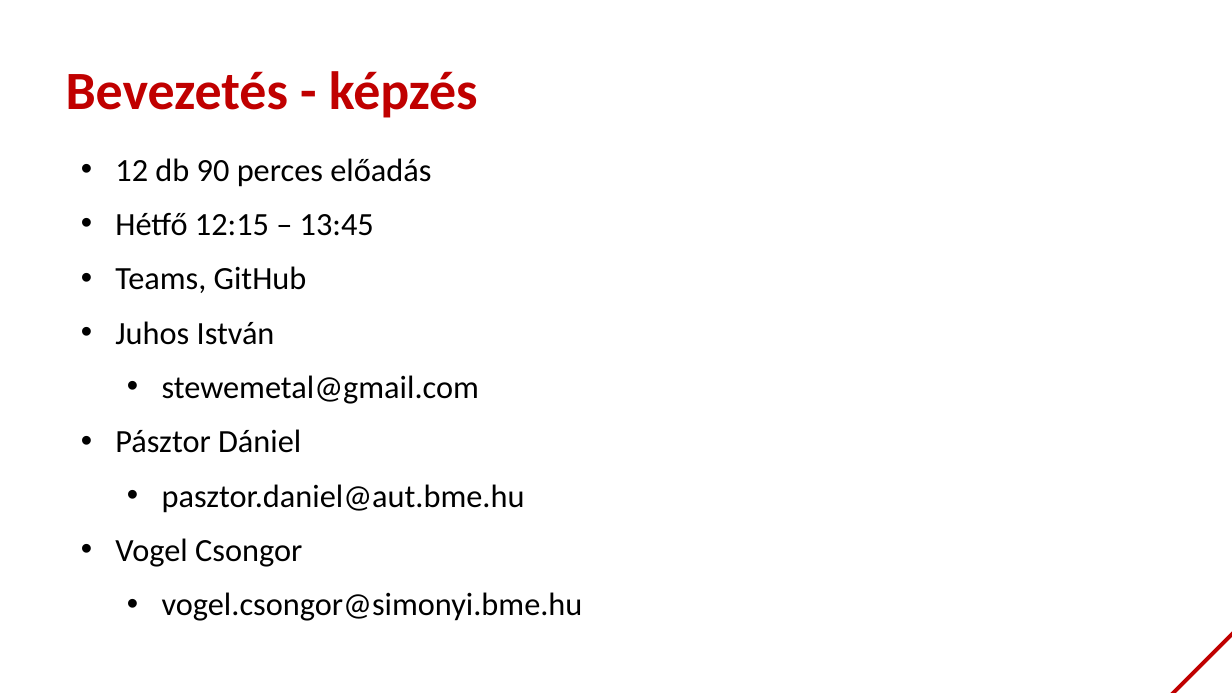
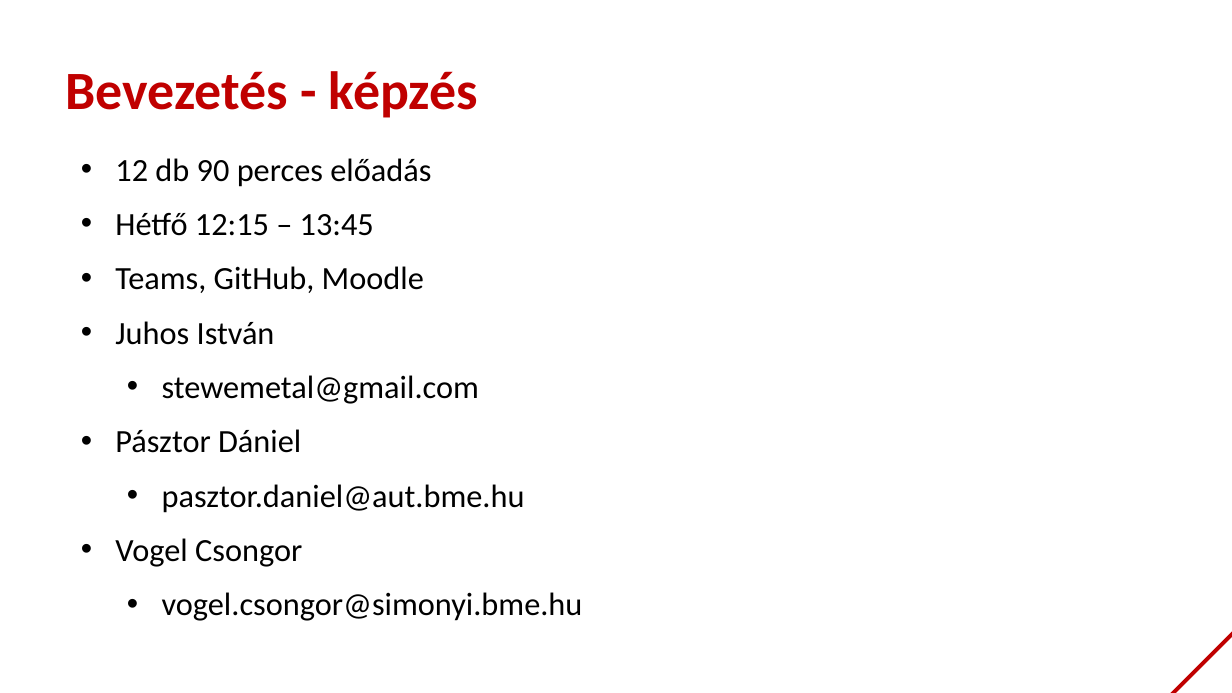
Before and after one commit to bmeaut/VIAUAV45, a slide deck: slide 2 of extras/lecture_01_2021.pptx. Drawn at 1232x693 pixels with LibreOffice and Linux fonts; fonts in the diff are those of the drawing; background and template pictures are left out. Boxes give left, top, right and bottom in pixels: in the first picture for what was removed or moved away, otherwise in the second. Text is boxed around its words. In the diff, an @@ line names an element or a change of style, - is before the commit and + after.

```diff
--- a/extras/lecture_01_2021.pptx
+++ b/extras/lecture_01_2021.pptx
@@ text at (115, 266, 424, 293): text changed @@
-• Teams, GitHub
+• Teams, GitHub, Moodle
```
Also in this commit, not shown: 31 slides added, 1 slide removed.
